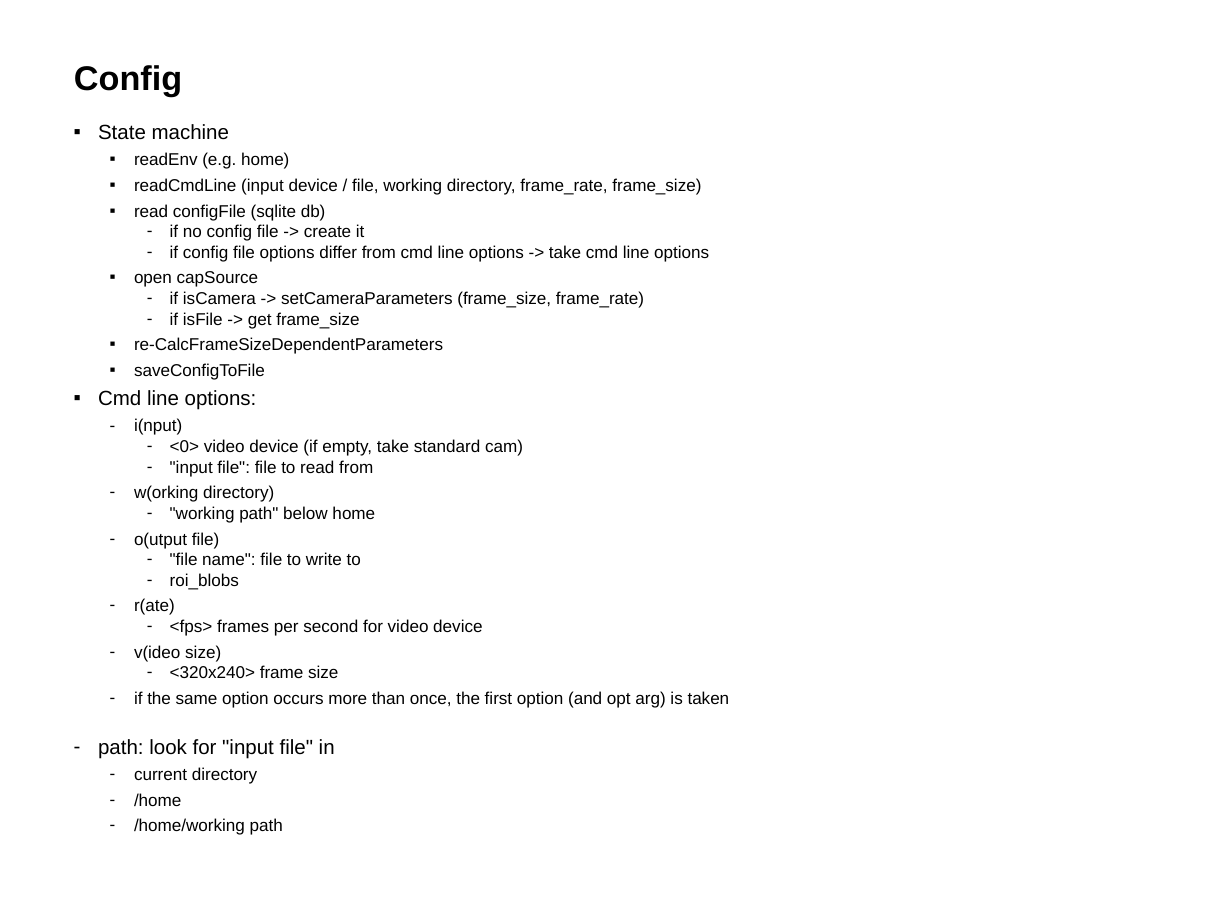
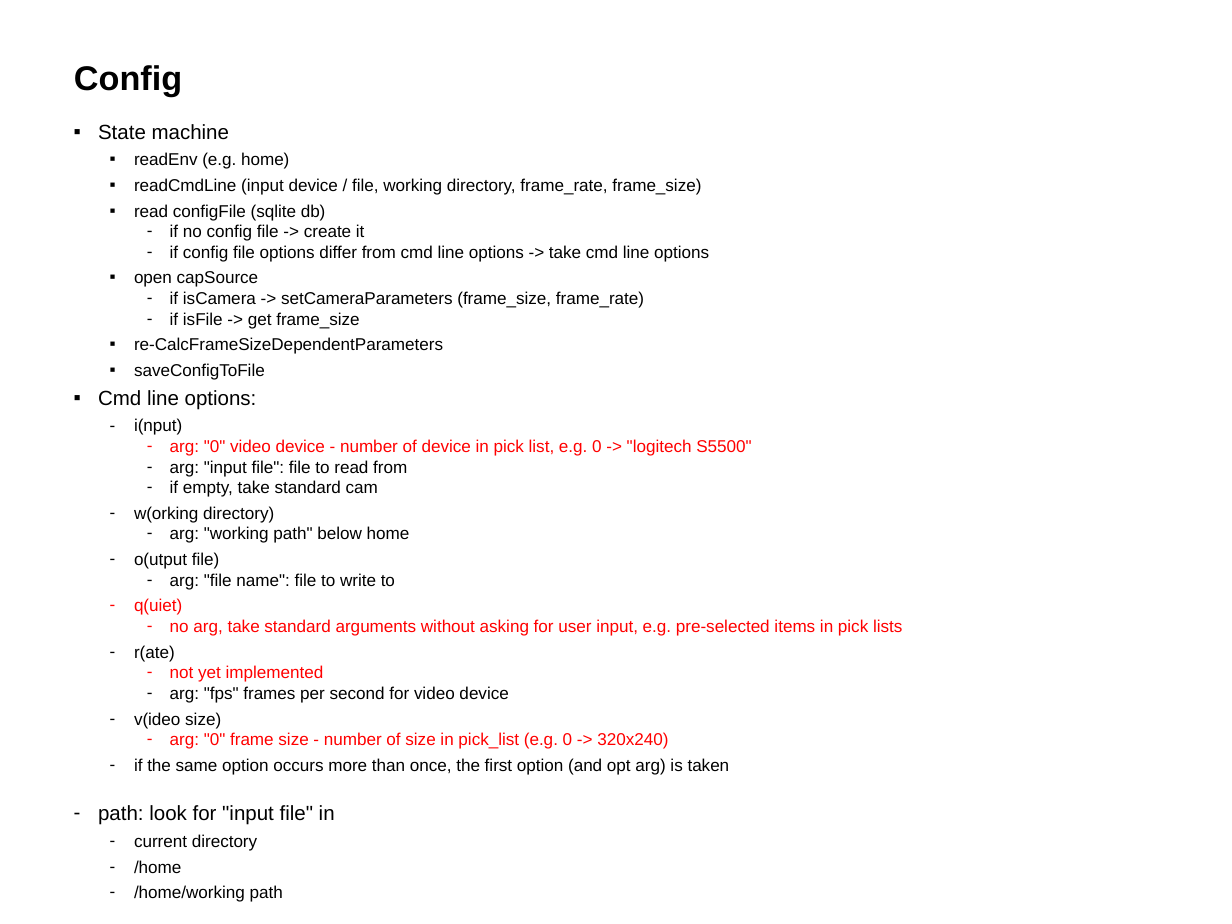
Before and after one commit to HwyToHell/CarCount, a slide deck: slide 3 of MotionDetection+ObjectTrackingV4.pptx. Drawn at 1232x924 pixels with LibreOffice and Linux fonts; fonts in the diff are those of the drawing. Boxes give left, top, right and bottom in pixels: in the first picture for what was removed or moved away, otherwise in the second. Text is boxed around its words. In the diff, an @@ line names an element or a change of style, - is before the commit and + after.

Commit message:
cam in basic operation, changed resolution back to config

```diff
--- a/MotionDetection+ObjectTrackingV4.pptx
+++ b/MotionDetection+ObjectTrackingV4.pptx
@@ text at (x1=170, y1=439, x2=751, y2=497): text changed; text colour #000000 to #FF0000 @@
-    – <0> video device (if empty, take standard cam)
-    – "input file": file to read from
+    – arg: "0" video device - number of device in pick list, e.g. 0 -> "logitech S5500"
+    – arg: "input file": file to read from
+    – if empty, take standard cam
@@ text at (x1=170, y1=526, x2=410, y2=543): text changed @@
-    – "working path" below home
+    – arg: "working path" below home
@@ text at (x1=134, y1=573, x2=902, y2=636): text changed; text colour #000000 to #FF0000 @@
-    – "file name": file to write to
-    – roi_blobs
+    – arg: "file name": file to write to
+  – q(uiet)
+    – no arg, take standard arguments without asking for user input, e.g. pre-selected items in pick lists
@@ text at (x1=170, y1=665, x2=508, y2=703): text changed @@
-    – <fps> frames per second for video device
+    – not yet implemented
+    – arg: "fps" frames per second for video device
@@ text at (x1=170, y1=732, x2=668, y2=749): text changed; text colour #000000 to #FF0000 @@
-    – <320x240> frame size
+    – arg: "0" frame size - number of size in pick_list (e.g. 0 -> 320x240)
```
Also in this commit, not shown: 11 other files.
